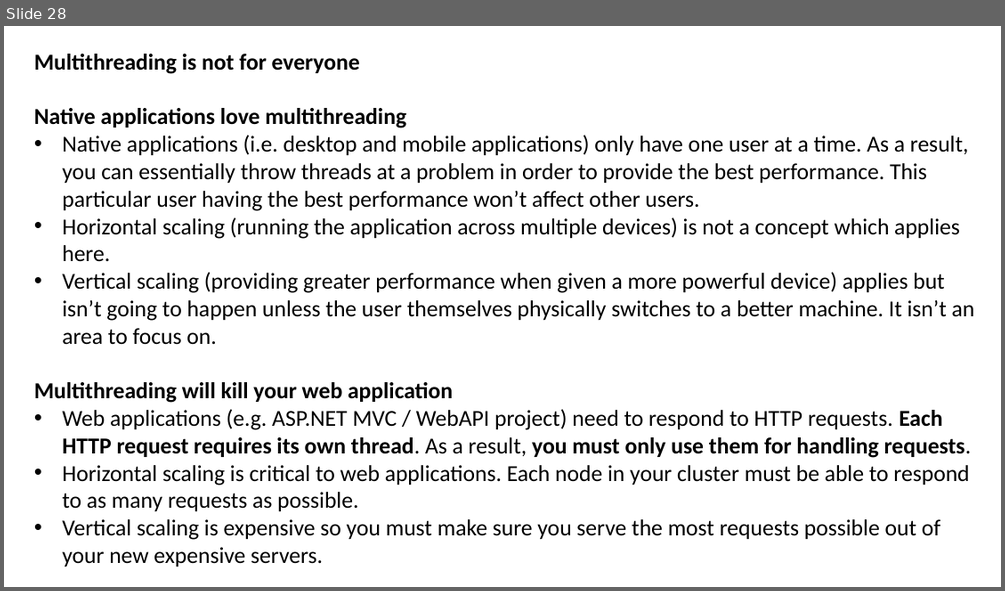
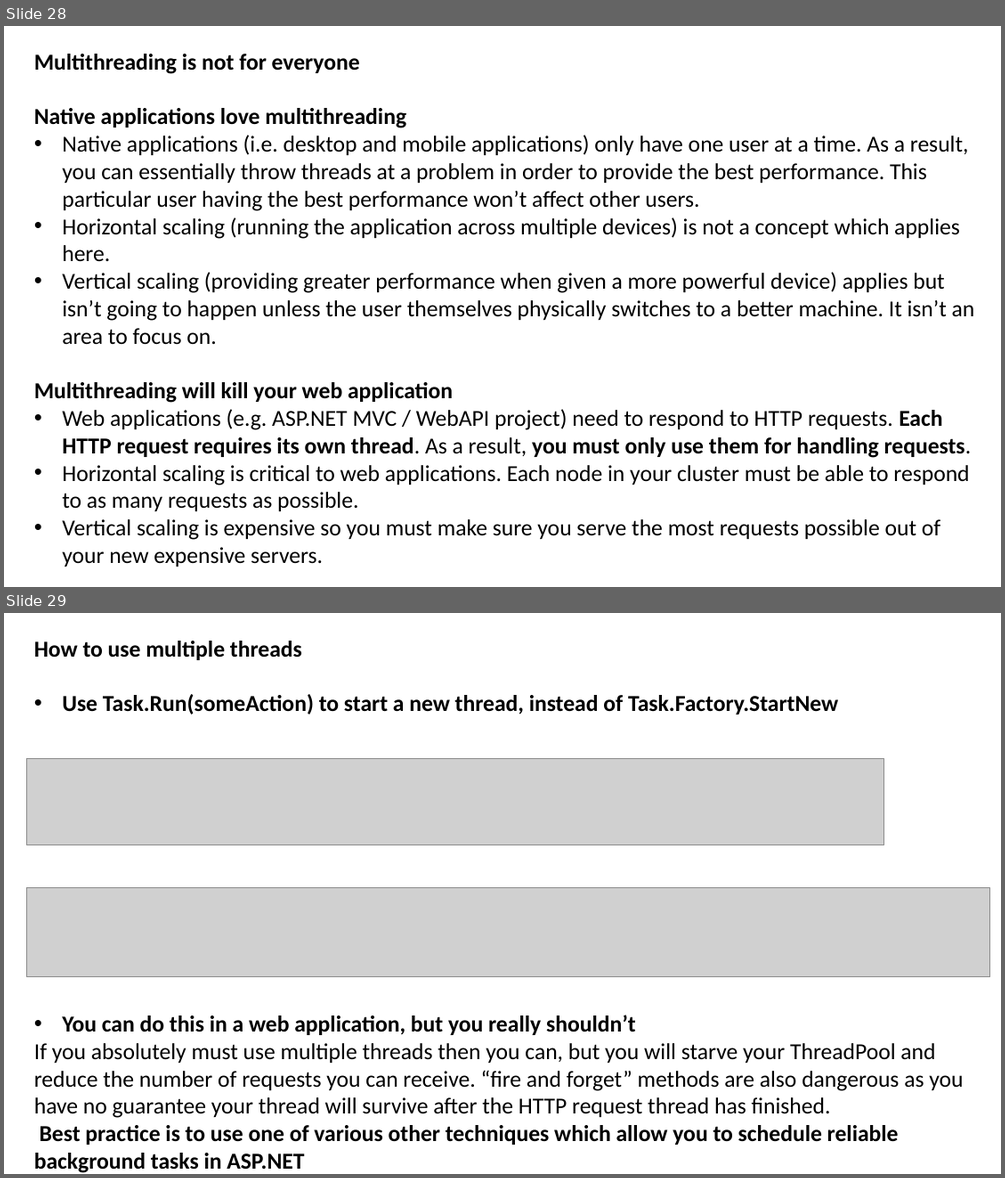
Before and after one commit to JoshKain/AsyncAwaitQuiz, a slide deck: Async and await presentation.pptx. Shown one above the other, each under a label of ours: slide 28 before the commit, slides 28 and 29 after it. The pictures are 1005x591 and 1005x1178 pixels, drawn with LibreOffice and Linux fonts; fonts in the diff are those of the drawing; grey boxes stand for pictures. Boxes give left, top, right and bottom in pixels: in the first picture for what was removed or moved away, otherwise in the second. Text is boxed around its words. In the diff, an @@ line names an element or a change of style, - is before the commit and + after.

Commit message:
Updated powerpoint

```diff
--- a/Async and await presentation.pptx
+++ b/Async and await presentation.pptx
@@ slide 29 added at [4,613,1001,1174], background #FFFFFF @@
@@ text added at [34,641,838,714], 22 pt, text #000000, bold @@
+How to use multiple threads
+• Use Task.Run(someAction) to start a new thread, instead of Task.Factory.StartNew
@@ picture added at [26,759,883,844] @@
@@ picture added at [26,888,989,977] @@
@@ text added at [34,1014,963,1173], 22 pt, text #000000 @@
+• You can do this in a web application, but you really shouldn’t
+If you absolutely must use multiple threads then you can, but you will starve your ThreadPool and reduce the number of requests you can receive. “fire and forget” methods are also dangerous as you have no guarantee your thread will survive after the HTTP request thread has finished.
+Best practice is to use one of various other techniques which allow you to schedule reliable background tasks in ASP.NET
```
